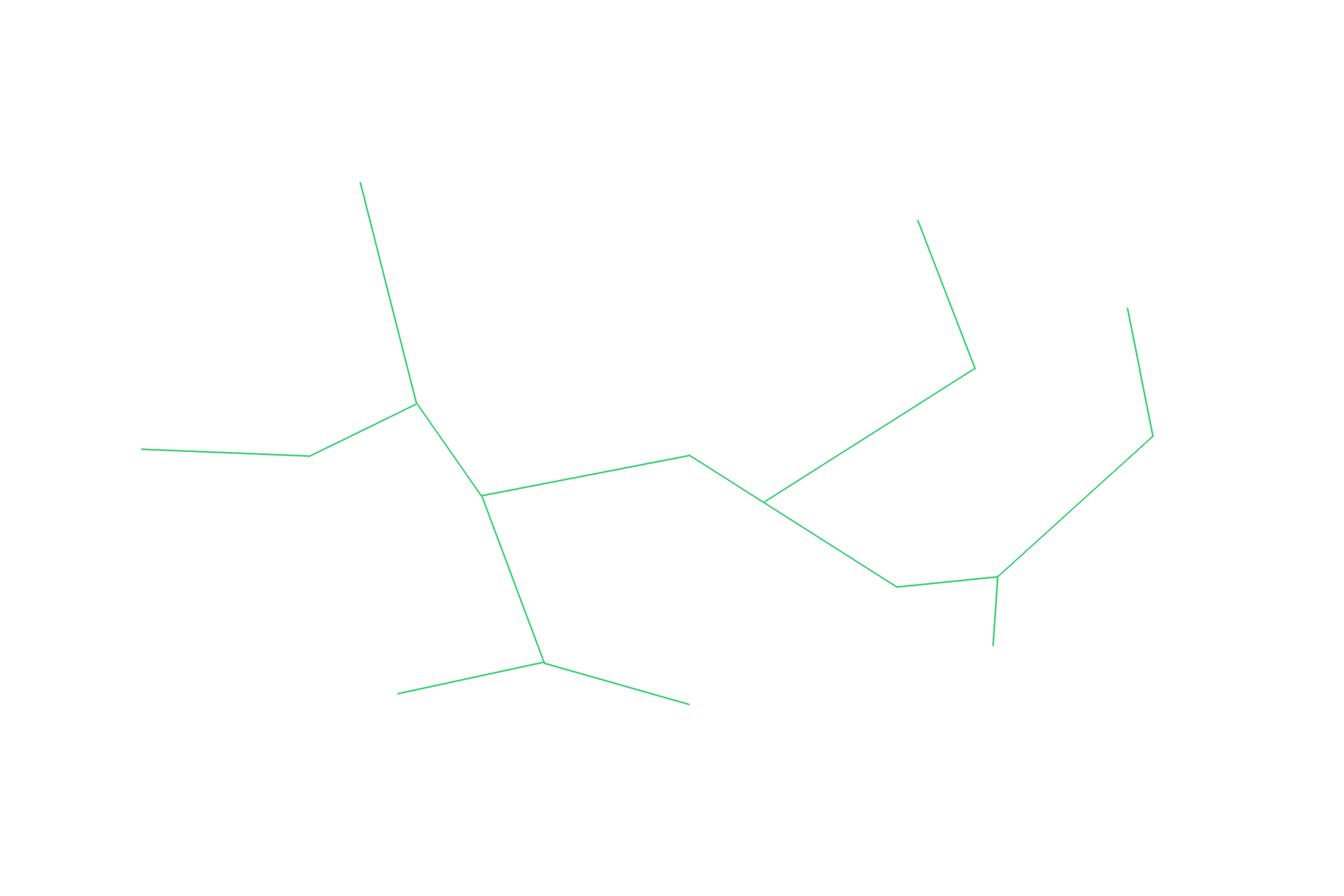
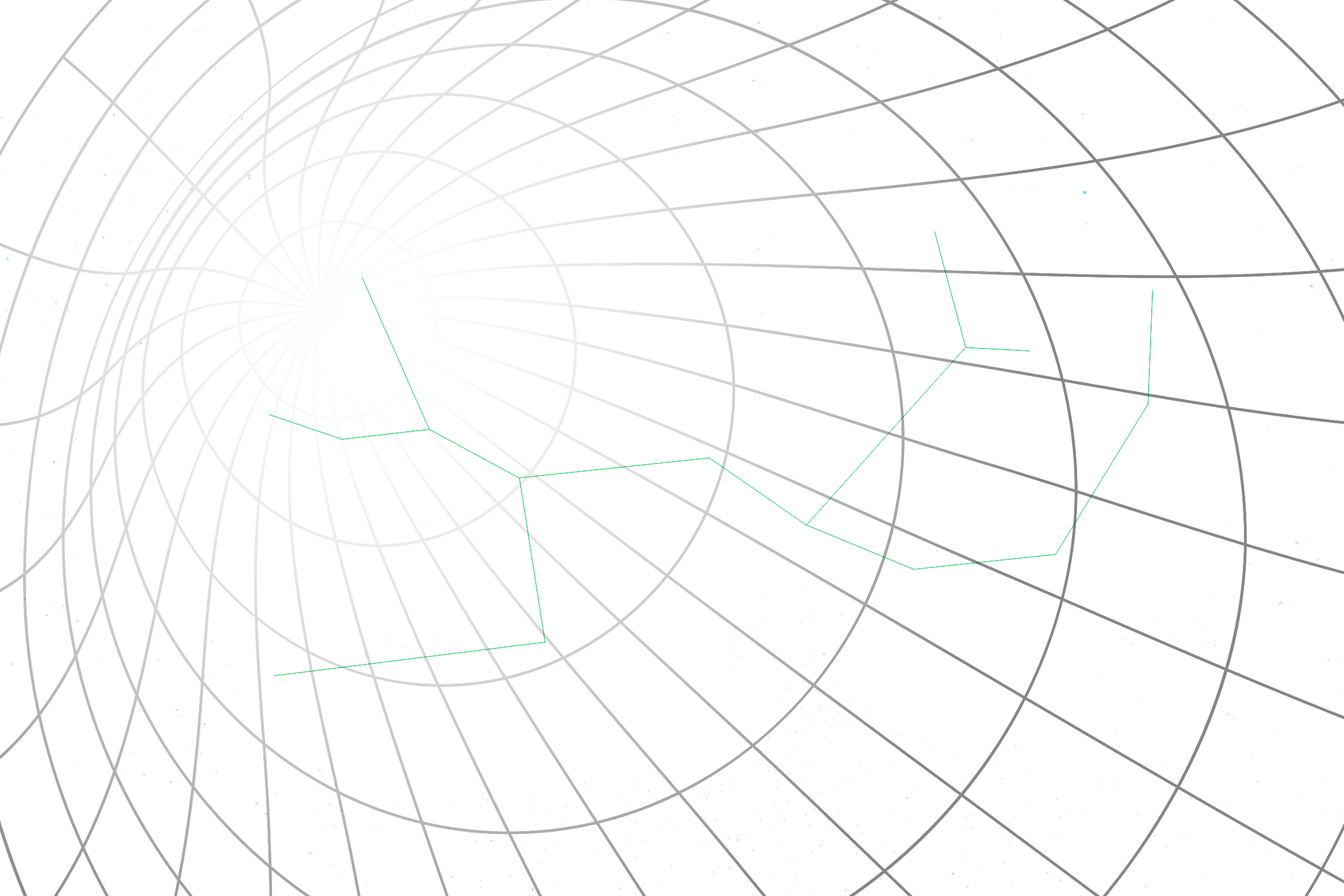
Before/after of a 1344 × 896 layered artwork. What changed in the layer stack:
added layer "lines" above "stars" over [0, 0, 1344, 896]
added layer "stars" above "stars_full" over [0, 0, 1344, 896]
painted on "lanes" over [140, 181, 1154, 706]
